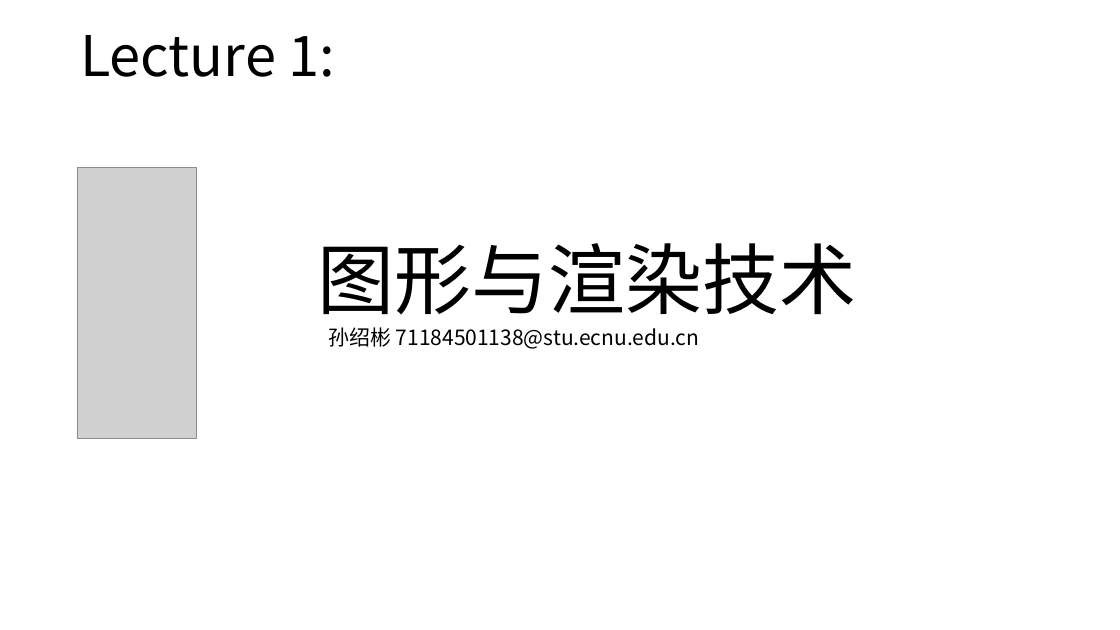
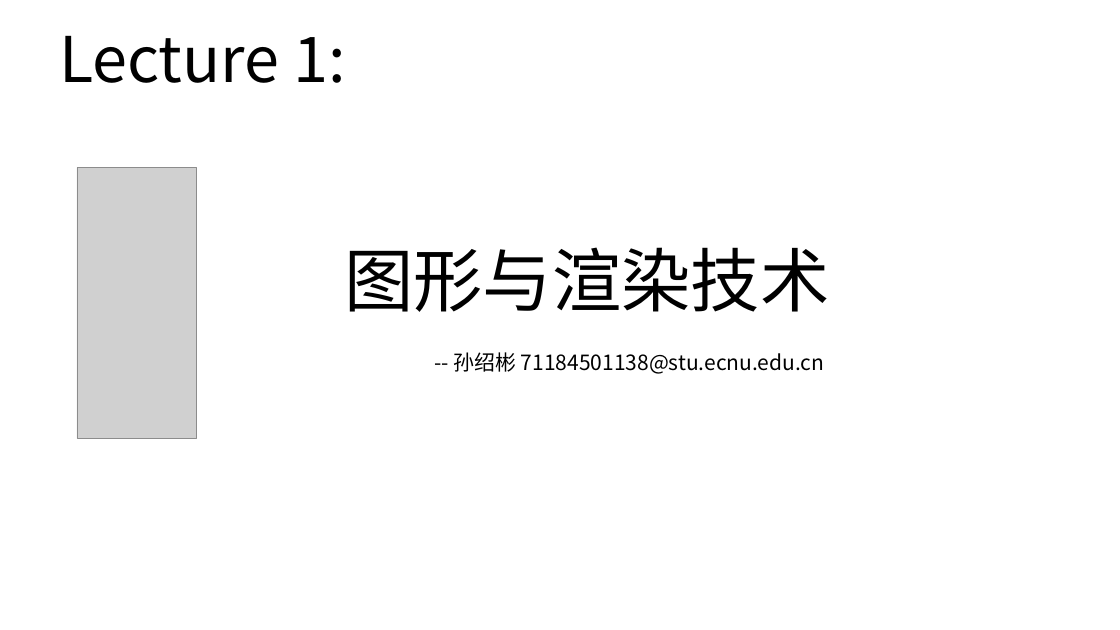
Before and after one commit to sunshaobin/graphical-course, a slide deck: slide 1 of courseware-materials/lecture1/graphical-course-lecture1.pptx. Drawn at 1120x630 pixels with LibreOffice and Linux fonts; fonts in the diff are those of the drawing; grey boxes stand for pictures. Boxes give left, top, right and bottom in pixels: in the first picture for what was removed or moved away, otherwise in the second. Text is boxed around its words. In the diff, an @@ line names an element or a change of style, - is before the commit and + after.

```diff
--- a/courseware-materials/lecture1/graphical-course-lecture1.pptx
+++ b/courseware-materials/lecture1/graphical-course-lecture1.pptx
@@ text "Lecture 1:" at (x1=59, y1=35, x2=346, y2=83): size 48 to 54 pt @@
@@ title "图形与渲染技术" at (x1=344, y1=247, x2=829, y2=312): size 66 to 59.4 pt @@
@@ text at (x1=453, y1=352, x2=824, y2=374): text changed @@
-孙绍彬 71184501138@stu.ecnu.edu.cn
+-- 孙绍彬 71184501138@stu.ecnu.edu.cn
```
Also in this commit, not shown: 15 other slides changed, 1 other file.
